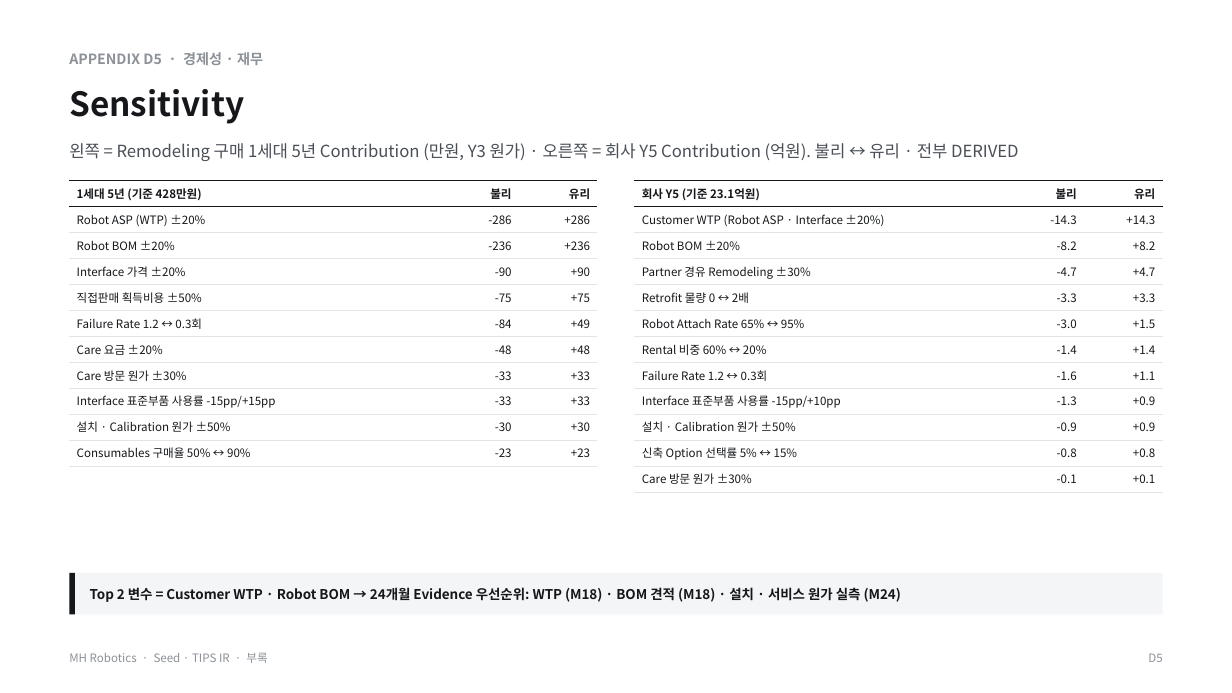
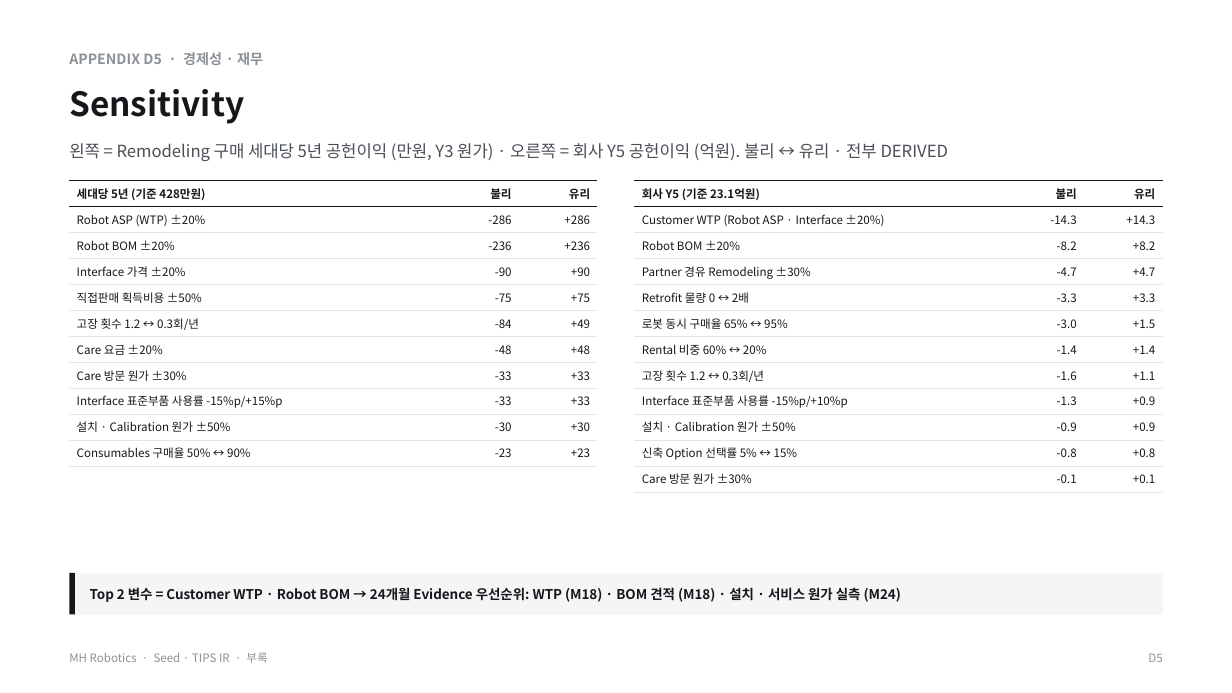
Before and after one commit to kimdonghyun2789-hash/D, a slide deck: slide 41 of MH/MH_Robotics_Seed_TIPS_IR_Final.pptx. Drawn at 1232x693 pixels with LibreOffice and Linux fonts; fonts in the diff are those of the drawing. Boxes give left, top, right and bottom in pixels: in the first picture for what was removed or moved away, otherwise in the second. Text is boxed around its words. In the diff, an @@ line names an element or a change of style, - is before the commit and + after.

```diff
--- a/MH/MH_Robotics_Seed_TIPS_IR_Final.pptx
+++ b/MH/MH_Robotics_Seed_TIPS_IR_Final.pptx
@@ text at [69,143,949,161]: text changed @@
-왼쪽 = Remodeling 구매 1세대 5년 Contribution (만원, Y3 원가) · 오른쪽 = 회사 Y5 Contribution (억원). 불리 ↔ 유리 · 전부 DERIVED
+왼쪽 = Remodeling 구매 세대당 5년 공헌이익 (만원, Y3 원가) · 오른쪽 = 회사 Y5 공헌이익 (억원). 불리 ↔ 유리 · 전부 DERIVED
@@ table at [69,181,598,467] @@
-row 1, column 1: 1세대 5년 (기준 428만원)
+row 1, column 1: 세대당 5년 (기준 428만원)
-row 6, column 1: Failure Rate 1.2 ↔ 0.3회
+row 6, column 1: 고장 횟수 1.2 ↔ 0.3회/년
-row 9, column 1: Interface 표준부품 사용률 -15pp/+15pp
+row 9, column 1: Interface 표준부품 사용률 -15%p/+15%p
@@ table at [635,181,1164,493] @@
-row 6, column 1: Robot Attach Rate 65% ↔ 95%
+row 6, column 1: 로봇 동시 구매율 65% ↔ 95%
-row 8, column 1: Failure Rate 1.2 ↔ 0.3회
+row 8, column 1: 고장 횟수 1.2 ↔ 0.3회/년
-row 9, column 1: Interface 표준부품 사용률 -15pp/+10pp
+row 9, column 1: Interface 표준부품 사용률 -15%p/+10%p
```
Also in this commit, not shown: 42 other slides changed, 34 other files.
